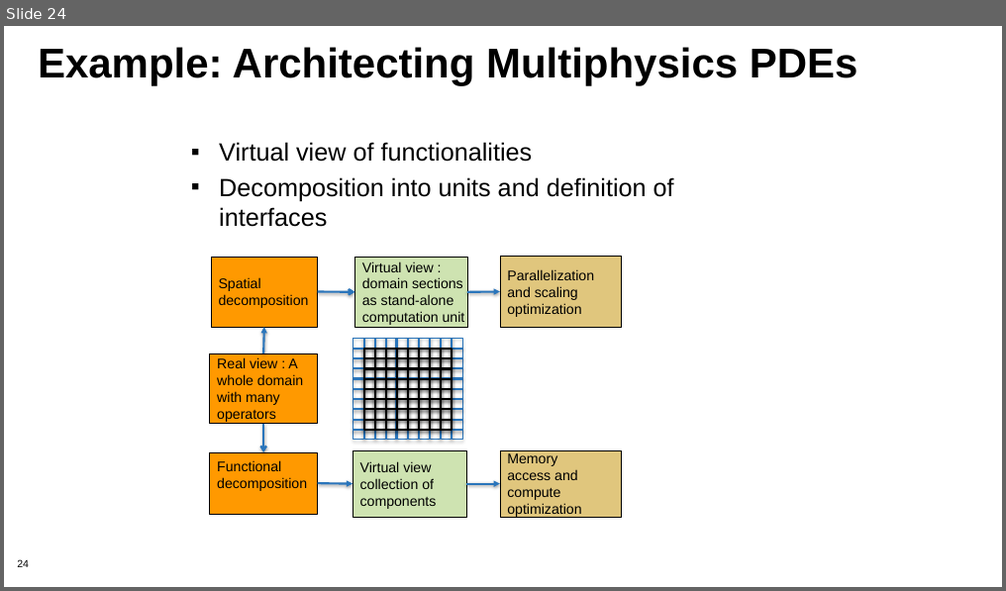
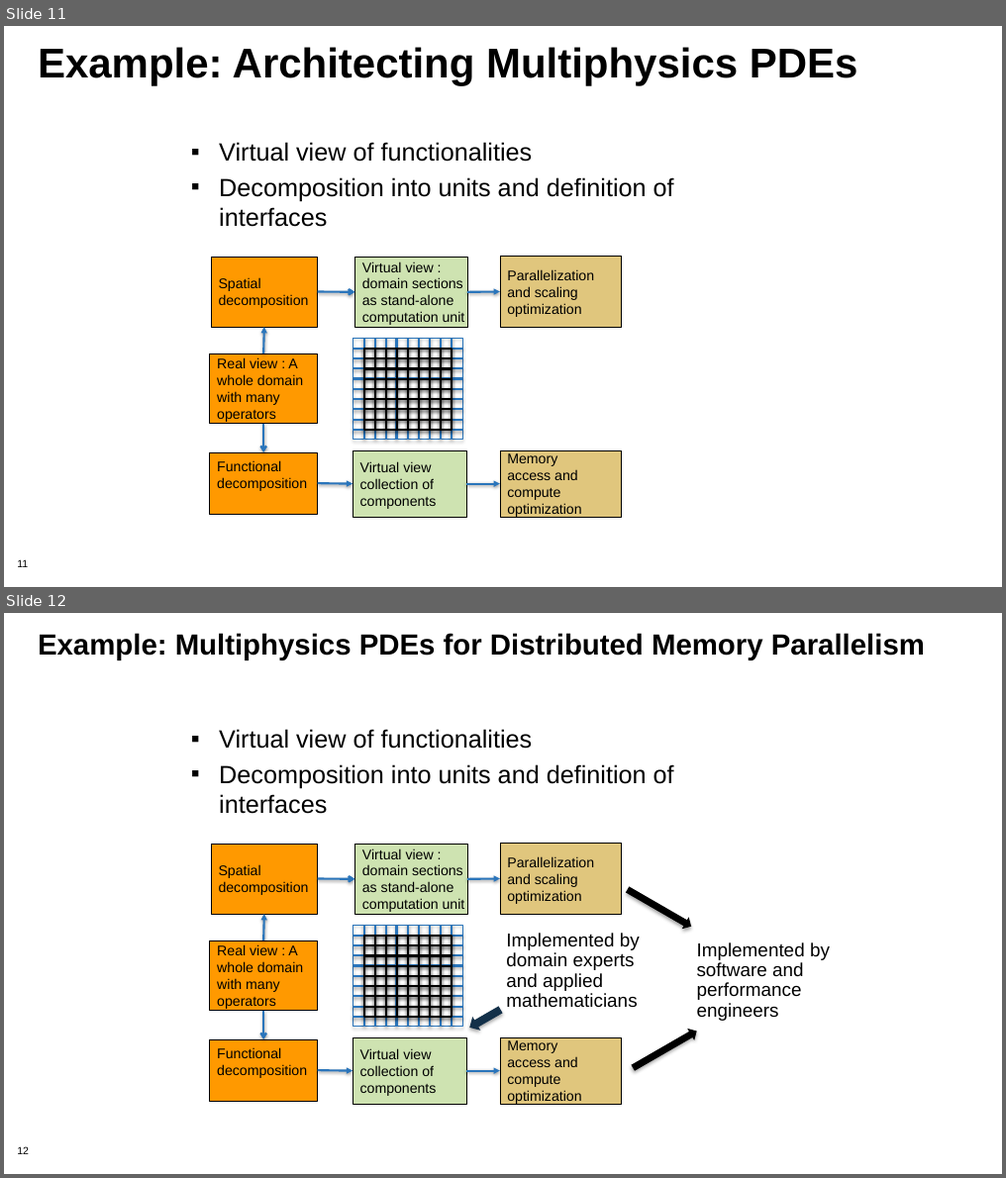
Before and after one commit to bssw-tutorial/presentations, a slide deck: design.pptx. Shown one above the other, each under a label of ours: slide 24 before the commit, slides 11 and 12 after it. The pictures are 1006x591 and 1006x1178 pixels, drawn with LibreOffice and Linux fonts; fonts in the diff are those of the drawing; background and template pictures are left out. Boxes give left, top, right and bottom in pixels: in the first picture for what was removed or moved away, otherwise in the second. Text is boxed around its words. In the diff, an @@ line names an element or a change of style, - is before the commit and + after.

```diff
--- a/design.pptx
+++ b/design.pptx
@@ slide 12 added at box(4, 613, 1002, 1174), background #FFFFFF; not listed: 1 template element that a slide beside it also shows @@
@@ title added at box(38, 633, 925, 661), 28 pt, text #000000, bold @@
+Example: Multiphysics PDEs for Distributed Memory Parallelism
@@ text added at box(219, 729, 674, 814), 24 pt, text #000000 @@
+▪ Virtual view of functionalities
+▪ Decomposition into units and definition of interfaces
@@ rectangle added at box(211, 844, 318, 914), fill #FF9900, outline #000000 0.75 pt, 13.5 pt, text #000000 @@
+Spatial
+decomposition
@@ rectangle added at box(355, 845, 467, 915), fill #CEE3B1, outline #000000 0.75 pt, 13.5 pt, text #000000 @@
+Virtual view :
+domain sections
+as stand-alone
+computation unit
@@ rectangle added at box(500, 844, 621, 915), fill #E0C67D, outline #000000 0.75 pt, 13.5 pt, text #000000 @@
+Parallelization
+and scaling
+optimization
@@ arrow added from (318, 878) to (355, 879), #2A75BB 2 pt @@
@@ arrow added from (467, 879) to (500, 878), #2A75BB 2 pt @@
@@ down arrow added at box(624, 884, 694, 933), fill #000000 @@
@@ arrow added from (263, 941) to (264, 914), #2A75BB 2 pt @@
@@ text added at box(506, 933, 640, 1008), 18 pt, text #000000 @@
+Implemented by
+domain experts
+and applied
+mathematicians
@@ rectangle added at box(210, 941, 318, 1011), fill #FF9900, outline #000000 0.75 pt, 13.5 pt, text #000000 @@
+Real view : A
+whole domain
+with many
+operators
@@ group added at box(352, 926, 463, 1027): 32 lines, 2 rectangles @@
@@ text added at box(697, 943, 830, 1021), 18 pt, text #000000 @@
+Implemented by
+software and
+performance
+engineers
@@ arrow added from (263, 1011) to (263, 1040), #2A75BB 2 pt @@
@@ left arrow added at box(466, 1003, 505, 1035), fill #133049 @@
@@ down arrow added at box(630, 1026, 701, 1074), fill #000000 @@
@@ rectangle added at box(210, 1040, 318, 1102), fill #FF9900, outline #000000 0.75 pt, 13.5 pt, text #000000 @@
+Functional
+decomposition
@@ rectangle added at box(352, 1039, 466, 1104), fill #CEE3B1, outline #000000 0.75 pt, 13.5 pt, text #000000 @@
+Virtual view
+collection of
+components
@@ rectangle added at box(500, 1039, 621, 1104), fill #E0C67D, outline #000000 0.75 pt, 13.5 pt, text #000000 @@
+Memory
+access and
+compute
+optimization
@@ arrow added from (318, 1070) to (352, 1071), #2A75BB 2 pt @@
@@ arrow added from (466, 1071) to (500, 1071), #2A75BB 2 pt @@
@@ what was slide 24 is now slide 11 @@
@@ page number at box(17, 560, 28, 568): text changed @@
-24
+11
```
Also in this commit, not shown: 4 slides changed, 7 other slides added, 16 slides removed, 3 other files.
